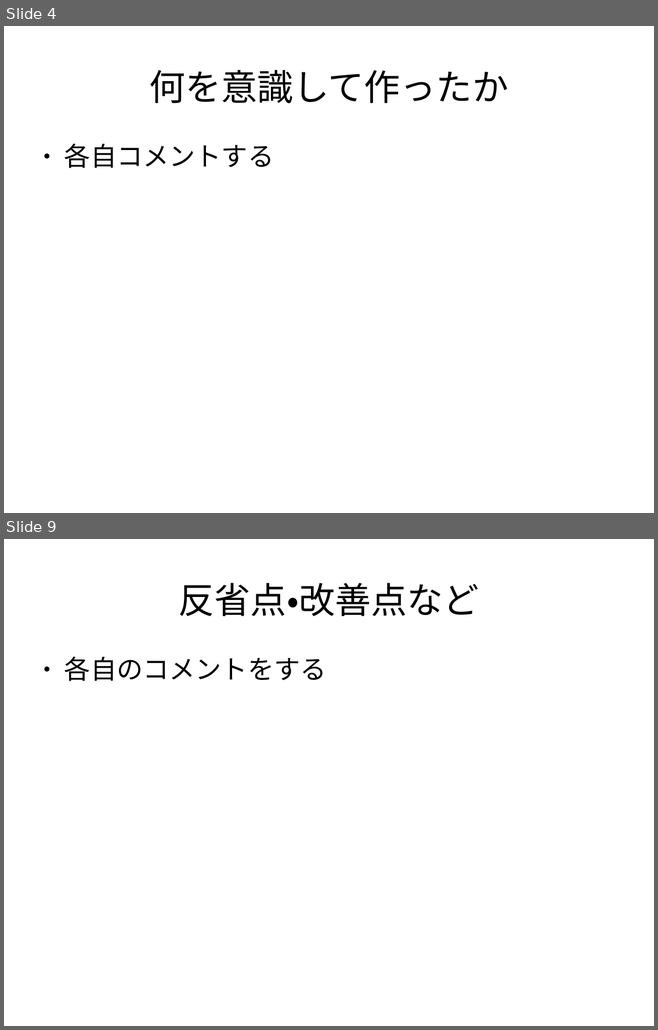
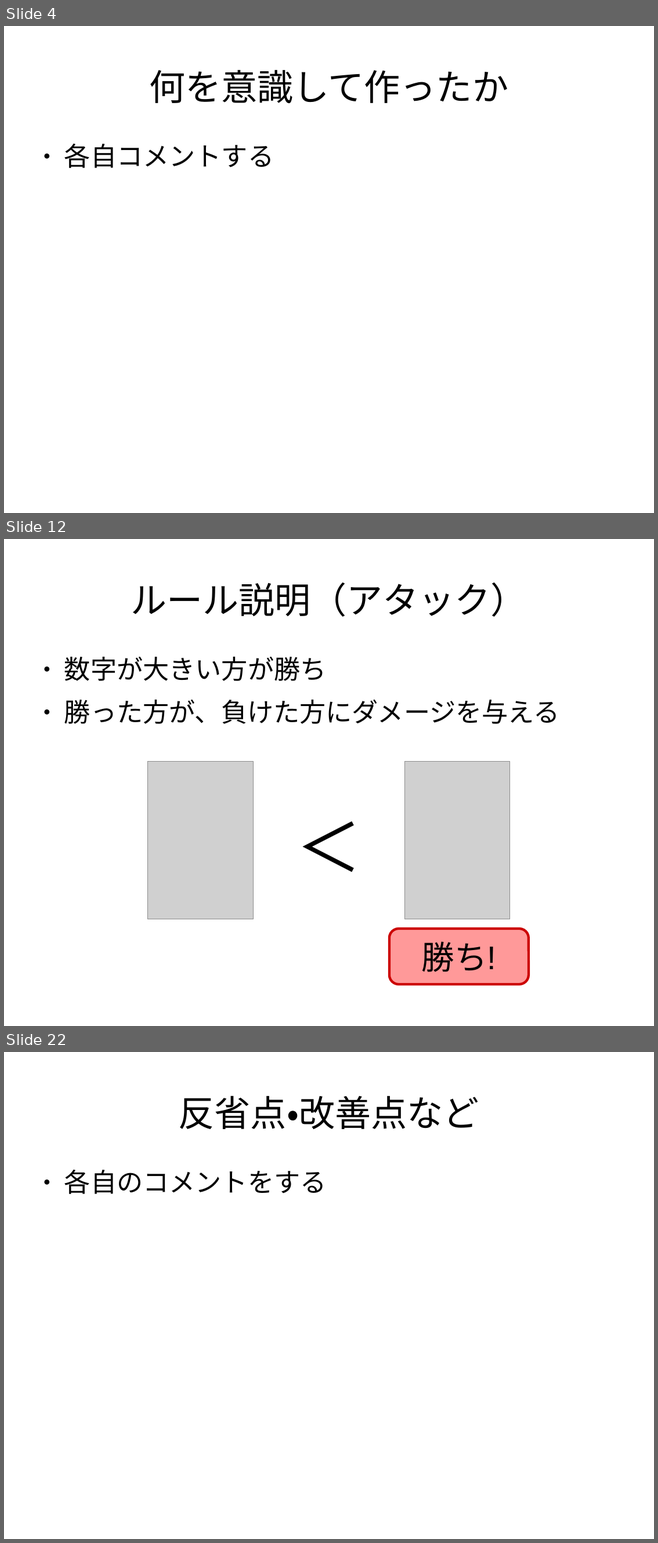
Before and after one commit to Hideya09/Casino, a slide deck: プレゼン資料/ゲーム制作発表.odp. Shown one above the other, each under a label of ours: slides 4 and 9 before the commit, slides 4, 12 and 22 after it; the slides between them are not shown. The pictures are 658x1030 and 658x1543 pixels, drawn with LibreOffice and Linux fonts; fonts in the diff are those of the drawing; grey boxes stand for pictures. Boxes give left, top, right and bottom in pixels: in the first picture for what was removed or moved away, otherwise in the second. Text is boxed around its words. In the diff, an @@ line names an element or a change of style, - is before the commit and + after.

```diff
--- a/プレゼン資料/ゲーム制作発表.odp
+++ b/プレゼン資料/ゲーム制作発表.odp
@@ slide 12 added at [4, 539, 654, 1026], background #FFFFFF @@
@@ title added at [130, 583, 527, 617], 44 pt, text #000000 @@
+ルール説明（アタック）
@@ text added at [64, 657, 560, 724], 32 pt, text #000000 @@
+● 数字が大きい方が勝ち
+● 勝った方が、負けた方にダメージを与える
@@ picture added at [148, 762, 253, 920] @@
@@ picture added at [405, 762, 510, 920] @@
@@ text added at [291, 803, 368, 904], 80 pt, text #000000 @@
+＜
@@ rounded rectangle added at [390, 929, 529, 984], fill #FF9999, outline #CC0000 3 pt, 40 pt, text #000000 @@
+勝ち!
@@ what was slide 9 is now slide 22 @@
```
Also in this commit, not shown: 5 slides changed, 14 other slides added, 2 slides removed.
